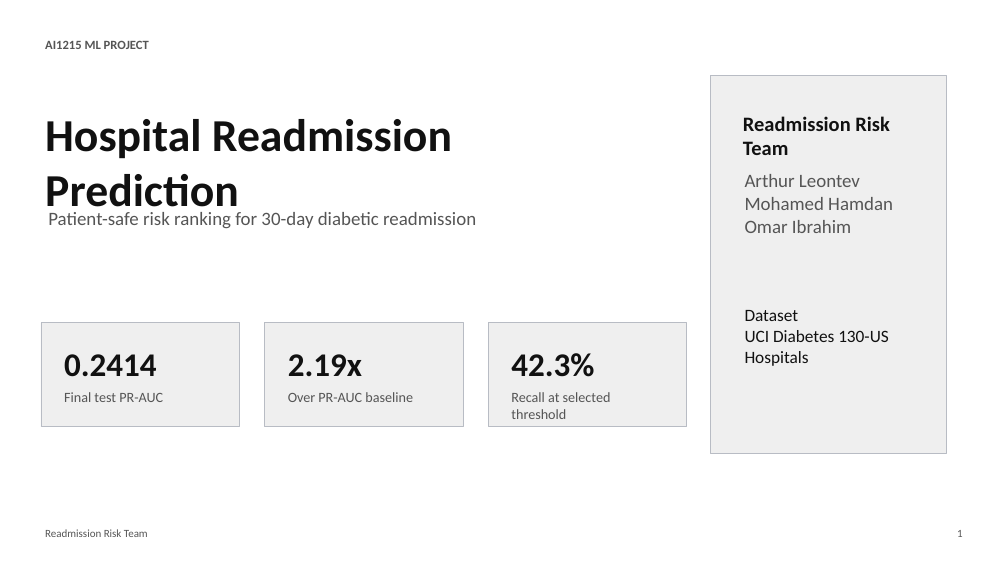
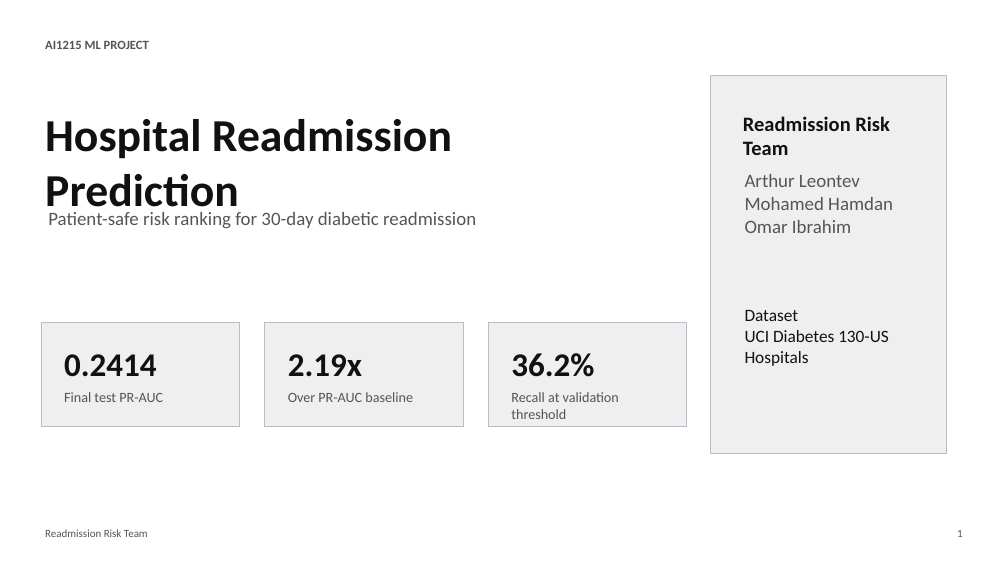
Before and after one commit to blackeyh/mlproject, a slide deck: slide 1 of final_report_package/AI1215_Final_Presentation.pptx. Drawn at 1008x567 pixels with LibreOffice and Linux fonts; fonts in the diff are those of the drawing. Boxes give left, top, right and bottom in pixels: in the first picture for what was removed or moved away, otherwise in the second. Text is boxed around its words. In the diff, an @@ line names an element or a change of style, - is before the commit and + after.

Commit message:
Clarify final metric threshold reporting

```diff
--- a/final_report_package/AI1215_Final_Presentation.pptx
+++ b/final_report_package/AI1215_Final_Presentation.pptx
@@ text at box(511, 353, 594, 377): text changed @@
-42.3%
+36.2%
@@ text at box(511, 392, 619, 419): text changed @@
-Recall at selected threshold
+Recall at validation threshold
```
Also in this commit, not shown: 1 other slide changed, 14 other files.
